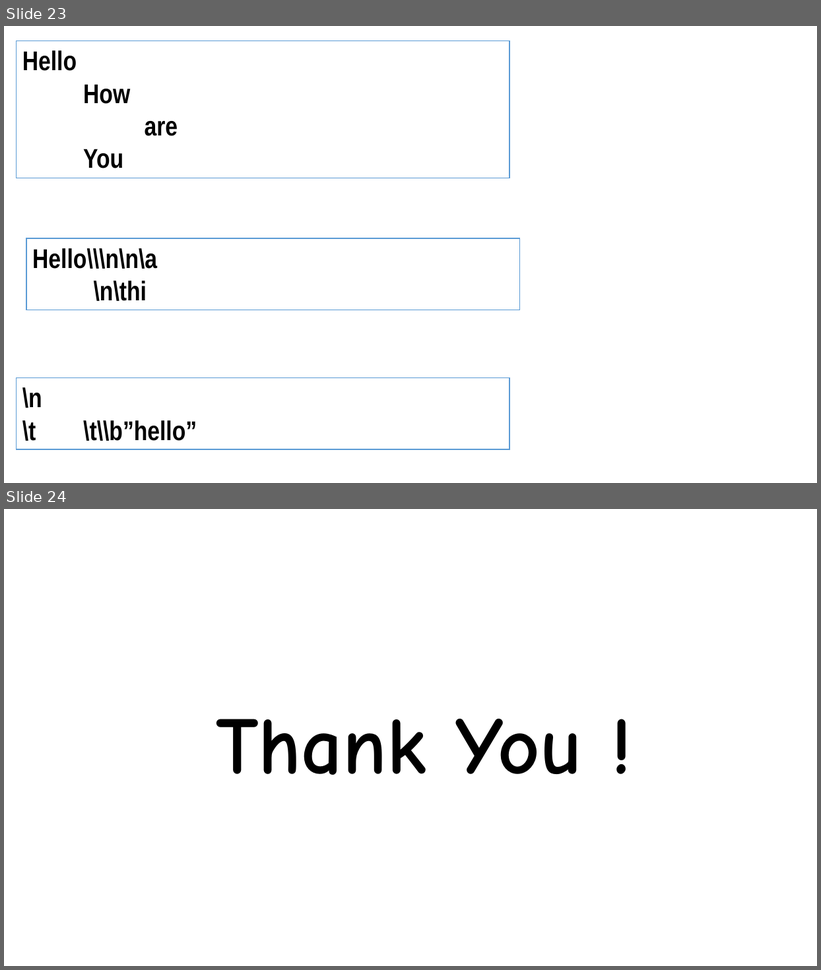
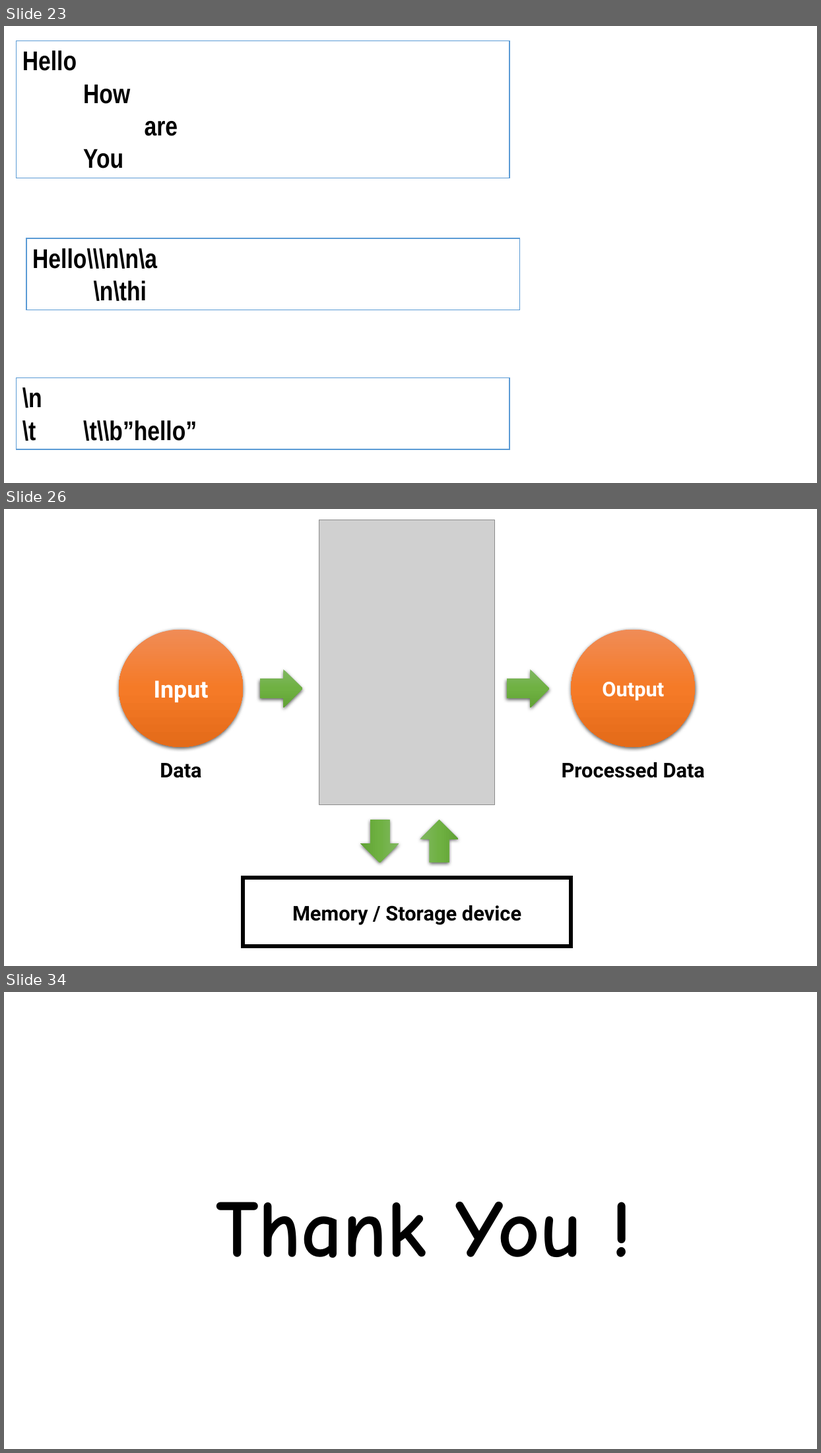
Before and after one commit to eusGithubwork/javaStudy, a slide deck: java.pptx. Shown one above the other, each under a label of ours: slides 23 and 24 before the commit, slides 23, 26 and 34 after it; the slides between them are not shown. The pictures are 821x970 and 821x1453 pixels, drawn with LibreOffice and Linux fonts; fonts in the diff are those of the drawing; grey boxes stand for pictures. Boxes give left, top, right and bottom in pixels: in the first picture for what was removed or moved away, otherwise in the second. Text is boxed around its words. In the diff, an @@ line names an element or a change of style, - is before the commit and + after.

```diff
--- a/java.pptx
+++ b/java.pptx
@@ slide 26 added at <box>4,509,817,966</box>, background #FFFFFF @@
@@ picture added at <box>319,520,495,805</box> @@
@@ ellipse added at <box>119,630,243,747</box>, fill gradient #F18C57 to #F67B28 to #E56C19, 28 pt, text #FFFFFF, bold @@
+Input
@@ ellipse added at <box>572,630,696,747</box>, fill gradient #F18C57 to #F67B28 to #E56C19, 24 pt, text #FFFFFF, bold @@
+Output
@@ right arrow added at <box>260,669,303,708</box>, fill gradient #81B861 to #6FB242 to #62A336 @@
@@ right arrow added at <box>507,669,549,708</box>, fill gradient #81B861 to #6FB242 to #62A336 @@
@@ text added at <box>160,763,201,778</box>, 24 pt, text #000000, bold @@
+Data
@@ text added at <box>562,762,705,778</box>, 24 pt, text #000000, bold @@
+Processed Data
@@ right arrow added at <box>360,821,399,863</box>, fill gradient #81B861 to #6FB242 to #62A336 @@
@@ right arrow added at <box>420,821,459,863</box>, fill gradient #81B861 to #6FB242 to #62A336 @@
@@ rectangle added at <box>243,878,572,947</box>, fill #FFFFFF, outline #000000 4.5 pt @@
@@ text added at <box>292,906,521,925</box>, 24 pt, text #000000, bold @@
+Memory / Storage device
@@ what was slide 24 is now slide 34 @@
```
Also in this commit, not shown: 9 other slides added.
